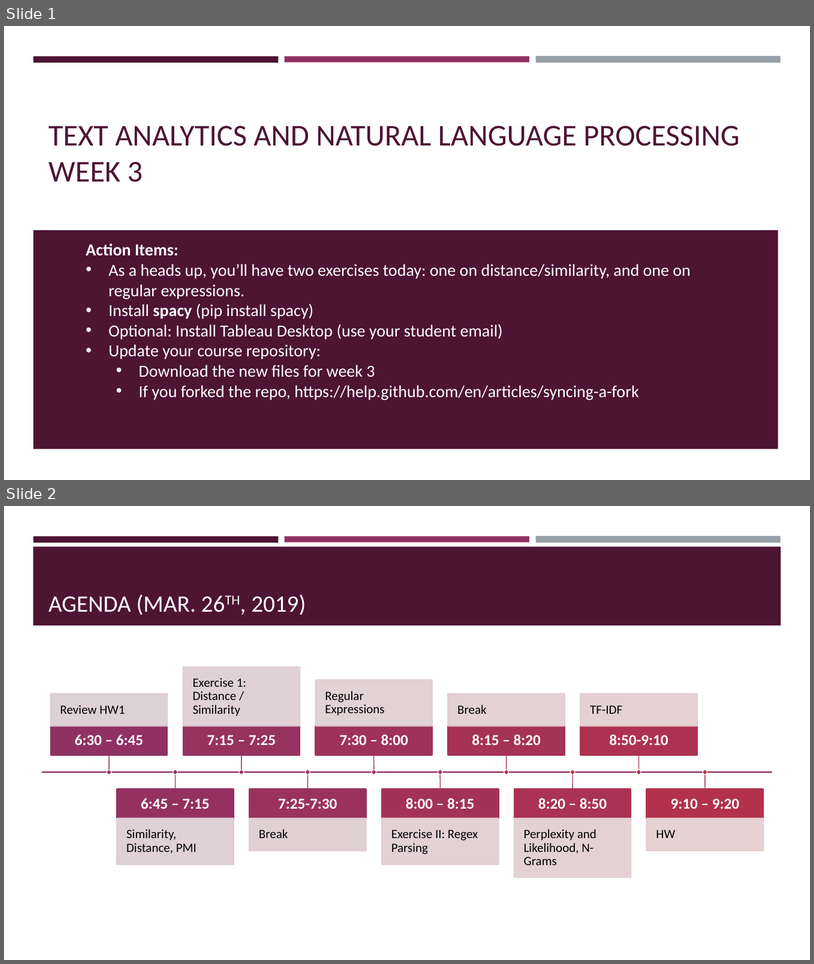
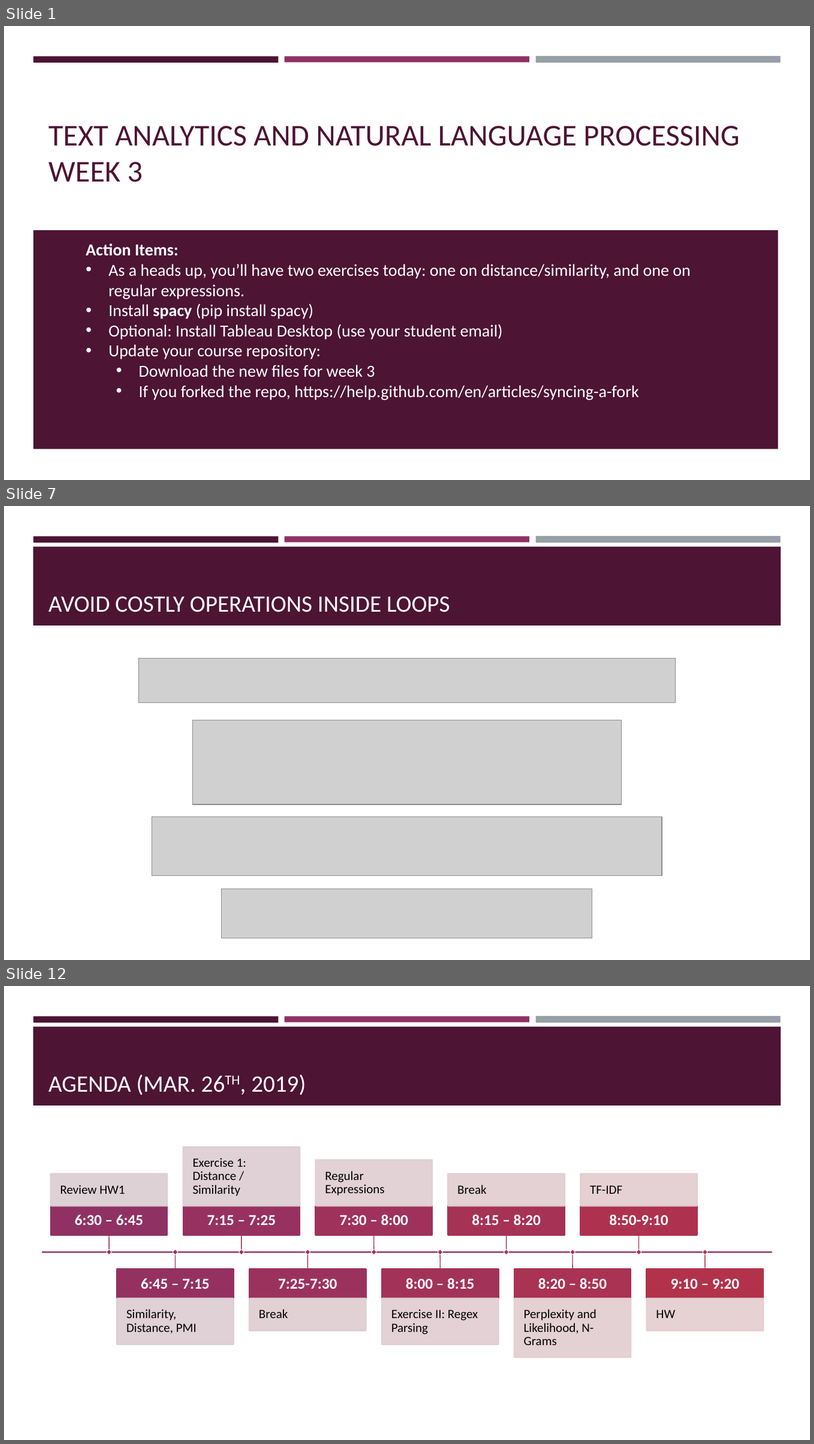
Before and after one commit to VarunDS/dso-599-text-analytics-nlp, a slide deck: week3/slides.pptx. Shown one above the other, each under a label of ours: slides 1 and 2 before the commit, slides 1, 7 and 12 after it; the slides between them are not shown. The pictures are 814x964 and 814x1444 pixels, drawn with LibreOffice and Linux fonts; fonts in the diff are those of the drawing; grey boxes stand for pictures. Boxes give left, top, right and bottom in pixels: in the first picture for what was removed or moved away, otherwise in the second. Text is boxed around its words. In the diff, an @@ line names an element or a change of style, - is before the commit and + after.

```diff
--- a/week3/slides.pptx
+++ b/week3/slides.pptx
@@ slide 7 added at [4, 506, 810, 960], background #FFFFFF; not listed: 4 template elements that a slide beside it also shows @@
@@ title added at [48, 596, 450, 612], 28 pt, text #FFFFFF @@
+AVOID COSTLY OPERATIONS INSIDE LOOPS
@@ picture added at [138, 658, 676, 702] @@
@@ picture added at [193, 720, 621, 804] @@
@@ picture added at [152, 817, 662, 876] @@
@@ picture added at [222, 889, 593, 938] @@
@@ what was slide 2 is now slide 12 @@
```
Also in this commit, not shown: 9 other slides added.
